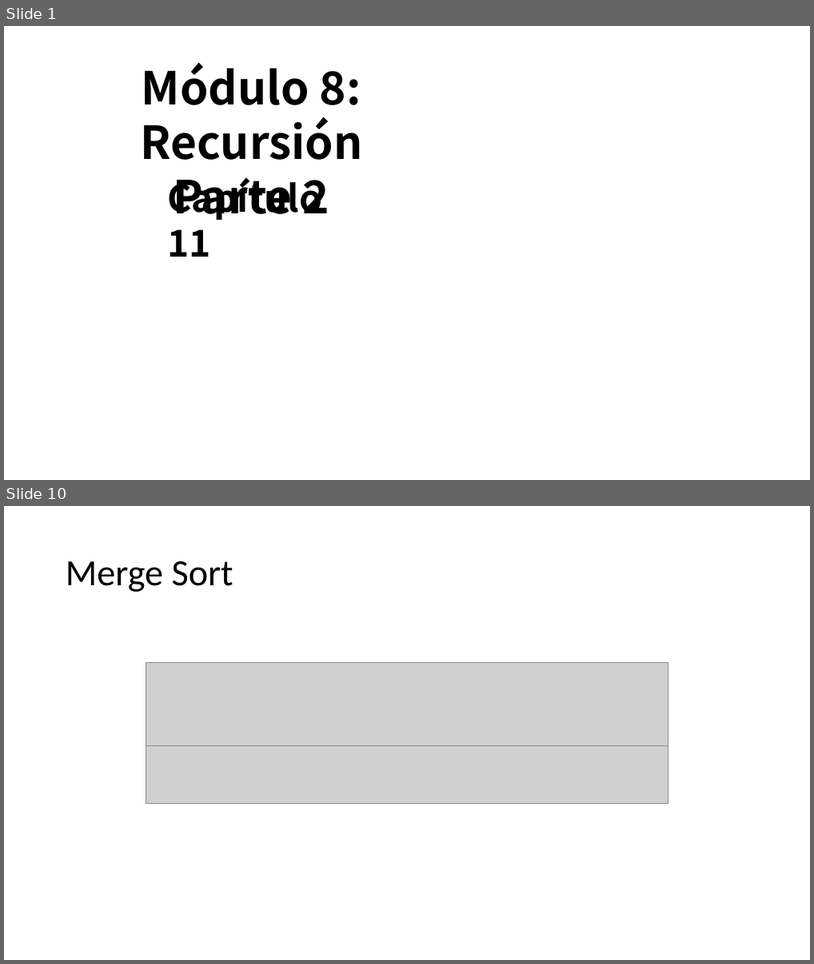
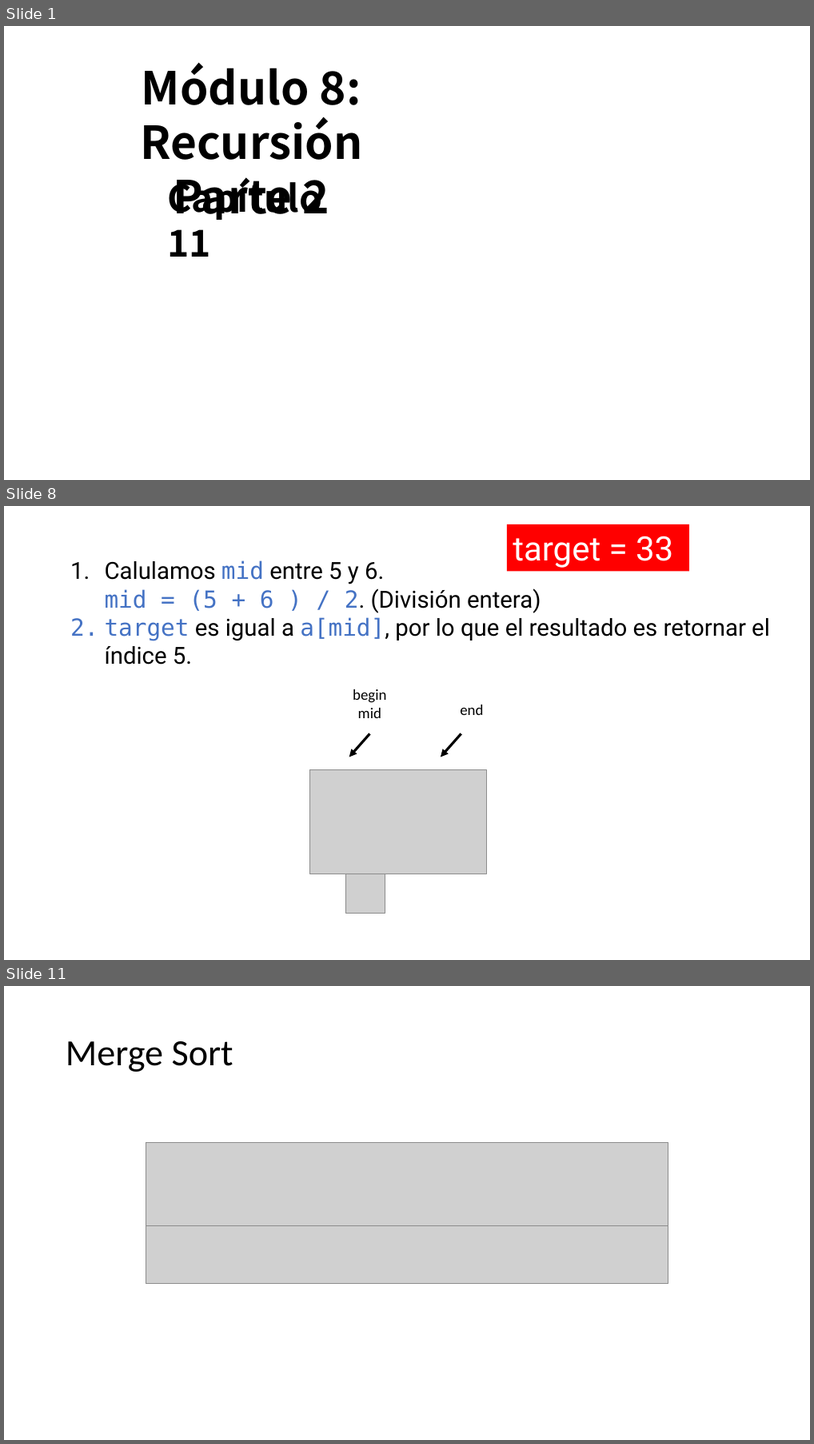
Before and after one commit to OMardil/INFO2, a slide deck: MOD08_Recursion/01 Presentacion/INFO2_MOD08_2-Busqueda_Binaria.pptx. Shown one above the other, each under a label of ours: slides 1 and 10 before the commit, slides 1, 8 and 11 after it; the slides between them are not shown. The pictures are 814x964 and 814x1444 pixels, drawn with LibreOffice and Linux fonts; fonts in the diff are those of the drawing; grey boxes stand for pictures; background and template pictures are left out. Boxes give left, top, right and bottom in pixels: in the first picture for what was removed or moved away, otherwise in the second. Text is boxed around its words. In the diff, an @@ line names an element or a change of style, - is before the commit and + after.

```diff
--- a/MOD08_Recursion/01 Presentacion/INFO2_MOD08_2-Busqueda_Binaria.pptx
+++ b/MOD08_Recursion/01 Presentacion/INFO2_MOD08_2-Busqueda_Binaria.pptx
@@ slide 8 added at bbox=[4, 506, 810, 960], background #FFFFFF @@
@@ rectangle added at bbox=[507, 524, 690, 571], fill #FF0000, 40 pt, text #FFFFFF @@
+target = 33
@@ text added at bbox=[105, 560, 770, 664], 28 pt, text #000000 @@
+1. Calulamos mid entre 5 y 6.
+   mid = (5 + 6 ) / 2. (División entera)
+2. target es igual a a[mid], por lo que el resultado es retornar el índice 5.
@@ text added at bbox=[353, 689, 386, 718], 18 pt, text #000000 @@
+begin
+mid
@@ text added at bbox=[460, 704, 483, 715], 18 pt, text #000000 @@
+end
@@ arrow added from (370, 733) to (350, 757), #000000 3 pt @@
@@ arrow added from (462, 733) to (441, 757), #000000 3 pt @@
@@ picture added at bbox=[310, 770, 486, 873] @@
@@ picture added at bbox=[346, 873, 385, 912] @@
@@ what was slide 10 is now slide 11 @@
```
Also in this commit, not shown: 2 slides changed, 6 other slides added, 6 slides removed.
